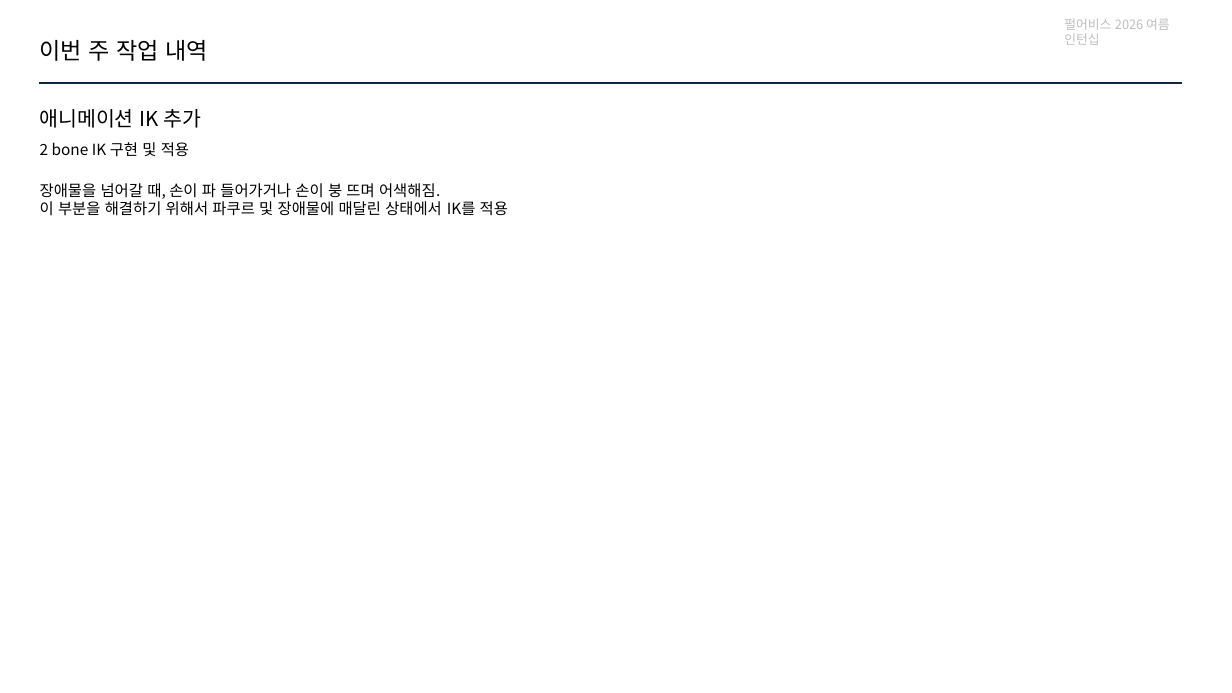
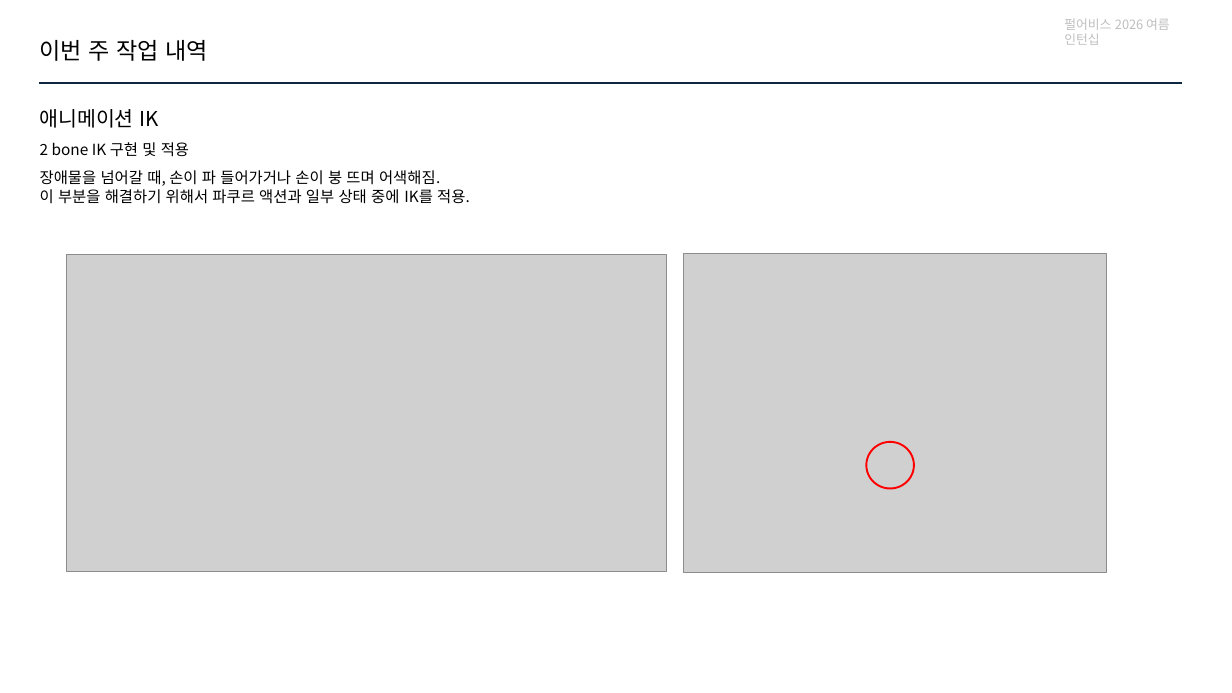
Before and after one commit to jhk0701/PA26-Character-Animation-Parkour, a slide deck: slide 4 of PPT/week5.pptx. Drawn at 1232x693 pixels with LibreOffice and Linux fonts; fonts in the diff are those of the drawing; grey boxes stand for pictures. Boxes give left, top, right and bottom in pixels: in the first picture for what was removed or moved away, otherwise in the second. Text is boxed around its words. In the diff, an @@ line names an element or a change of style, - is before the commit and + after.

Commit message:
Docs: ppt 이미지 추가

```diff
--- a/PPT/week5.pptx
+++ b/PPT/week5.pptx
@@ text at (40, 109, 159, 128): text changed @@
-애니메이션 IK 추가
+애니메이션 IK
@@ text "장애물을 넘어갈 때, 손이 파 ...": place and size @@
-text "장애물을 넘어갈 때, 손이 파 ..." at (40, 183, 508, 216)
+text "장애물을 넘어갈 때, 손이 파 ..." at (40, 170, 470, 204)
@@ text at (40, 189, 470, 204): text changed @@
-이 부분을 해결하기 위해서 파쿠르 및 장애물에 매달린 상태에서 IK를 적용
+이 부분을 해결하기 위해서 파쿠르 액션과 일부 상태 중에 IK를 적용.
@@ picture added at (67, 254, 667, 571) @@
@@ picture added at (683, 254, 1106, 573) @@
@@ ellipse added at (867, 442, 914, 488), outline #FF0000 1.5 pt @@
```
Also in this commit, not shown: 6 other slides changed, 2 slides added, 5 other files.
